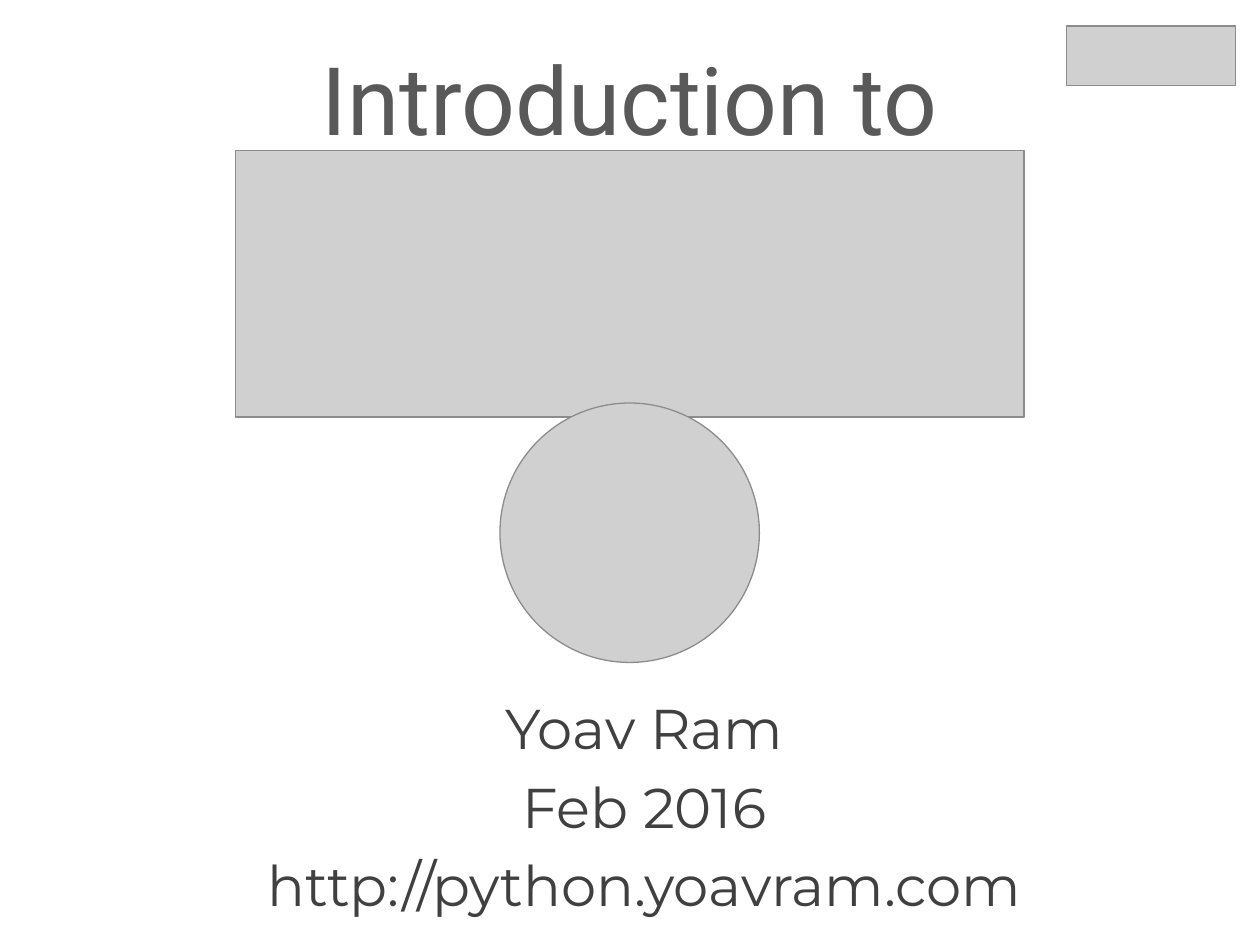
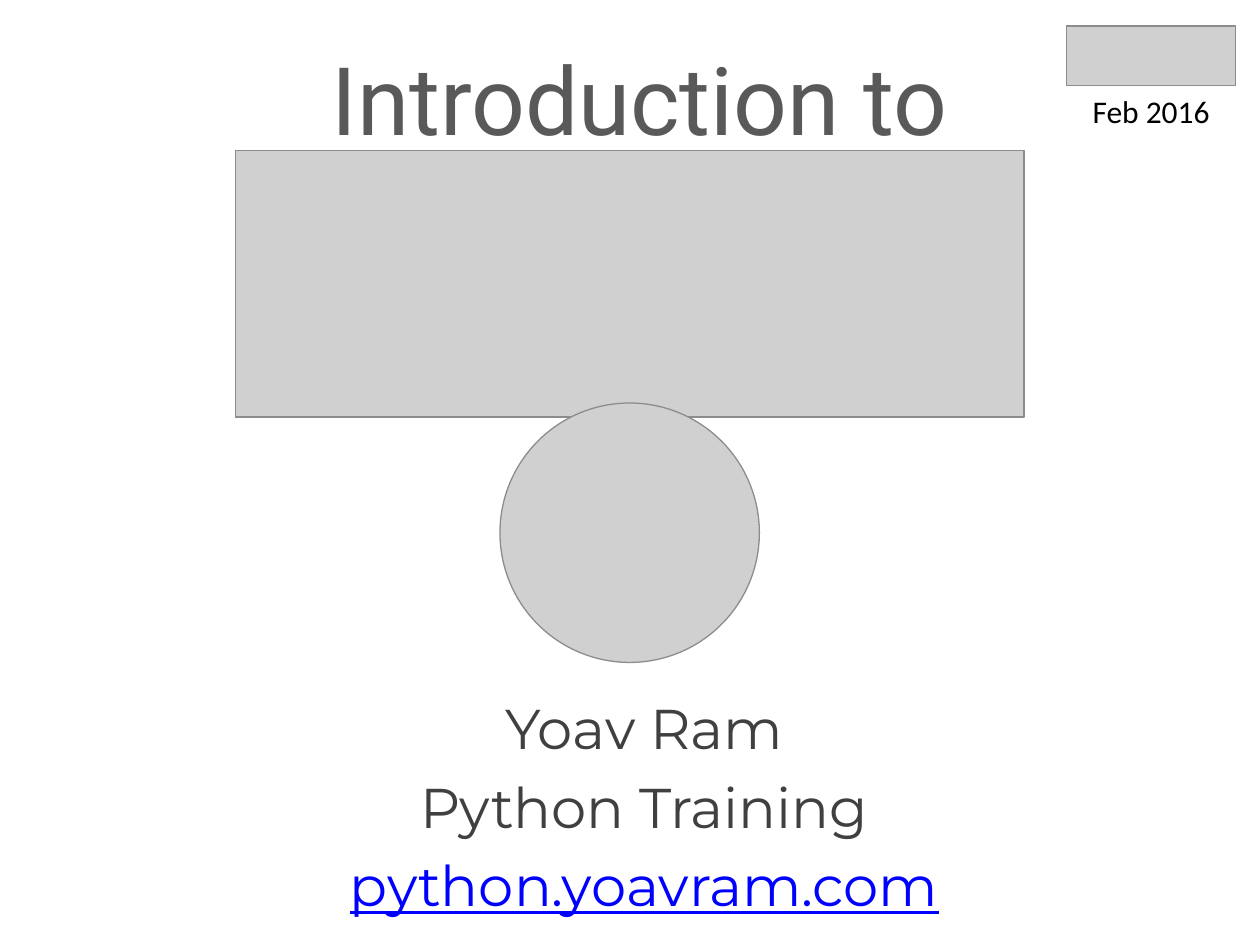
Before and after one commit to yoavram/Py4Eng, a slide deck: slide 1 of docs/Introduction to Python.pptx. Drawn at 1260x945 pixels with LibreOffice and Linux fonts; fonts in the diff are those of the drawing; grey boxes stand for pictures. Boxes give left, top, right and bottom in pixels: in the first picture for what was removed or moved away, otherwise in the second. Text is boxed around its words. In the diff, an @@ line names an element or a change of style, - is before the commit and + after.

```diff
--- a/docs/Introduction to Python.pptx
+++ b/docs/Introduction to Python.pptx
@@ title "Introduction to": place and size @@
-title "Introduction to" at (322,64,937,156)
+title "Introduction to" at (332,64,947,156)
@@ text added at (1093,101,1210,124), 18 pt, text #000000 @@
+Feb 2016
@@ subtitle at (350,786,938,917): text changed; text colour #404040 to #0000FF @@
-Feb 2016
-http://python.yoavram.com
+Python Training
+python.yoavram.com
```
Also in this commit, not shown: 15 other slides changed, 3 slides added, 2 slides removed.
